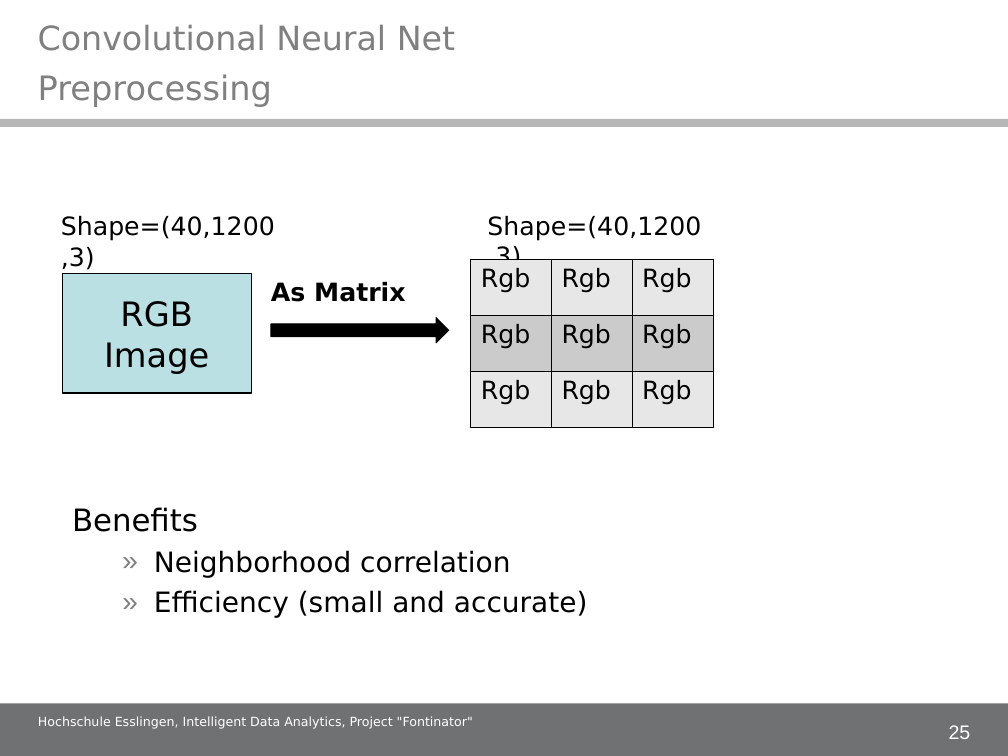
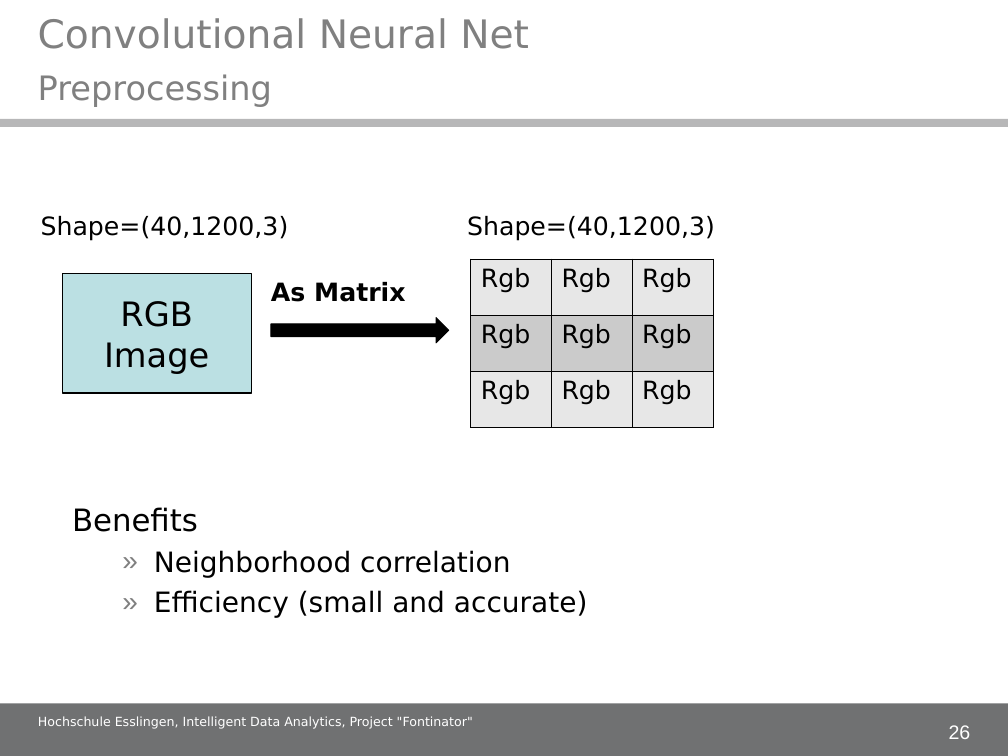
Before and after one commit to alex-ta/Fontinator, a slide deck: slide 26 of Documents/IDA_project_presentation.ppt (slide 25 before the commit). Drawn at 1008x756 pixels with LibreOffice and Linux fonts; fonts in the diff are those of the drawing; background and template pictures are left out. Boxes give left, top, right and bottom in pixels: in the first picture for what was removed or moved away, otherwise in the second. Text is boxed around its words. In the diff, an @@ line names an element or a change of style, - is before the commit and + after.

```diff
--- a/Documents/IDA_project_presentation.ppt
+++ b/Documents/IDA_project_presentation.ppt
@@ text "Convolutional Neural Net" at <box>38,18,529,49</box>: size 23.8 to 28 pt @@
@@ text "Shape=(40,1200,3)" rewrapped from <box>61,216,275,270</box> to <box>41,216,289,241</box> @@
@@ text "Shape=(40,1200,3)" rewrapped from <box>487,216,701,271</box> to <box>467,216,715,241</box> @@
@@ page number at <box>949,725,971,739</box>: text changed @@
-25
+26
```
Also in this commit, not shown: 25 other slides changed, 1 slide added.
